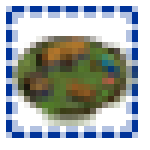
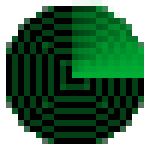
Before/after of a (150, 150) layered artwork. What changed in the layer stack:
added group "RadarTool" with 2 layers above "MapSelection" over [left=6, top=0, right=144, bottom=144]
added layer "Layer 17" in group "RadarTool" over [left=72, top=0, right=144, bottom=78]
added layer "Layer 16" in group "RadarTool" over [left=6, top=6, right=144, bottom=144]
moved "Layer 15" into group "MapSelection" over [left=12, top=36, right=138, bottom=126]
moved "Layer 14" into group "MapSelection" over [left=6, top=6, right=138, bottom=138]
